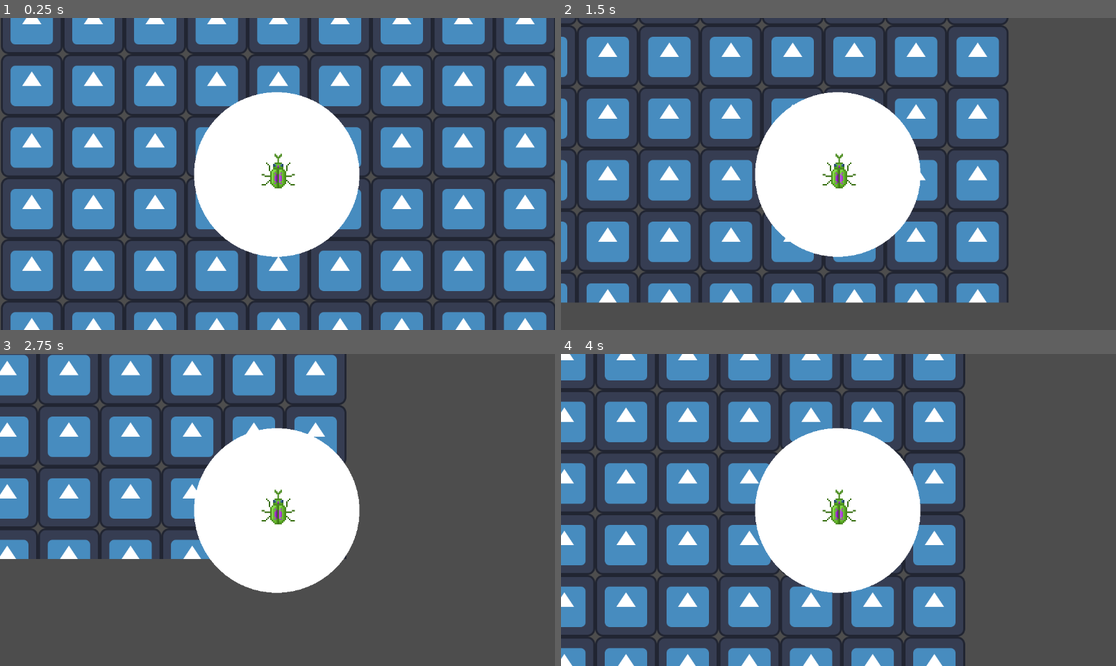
Above: before the commit, frames 1-4 (two rows, left to right).
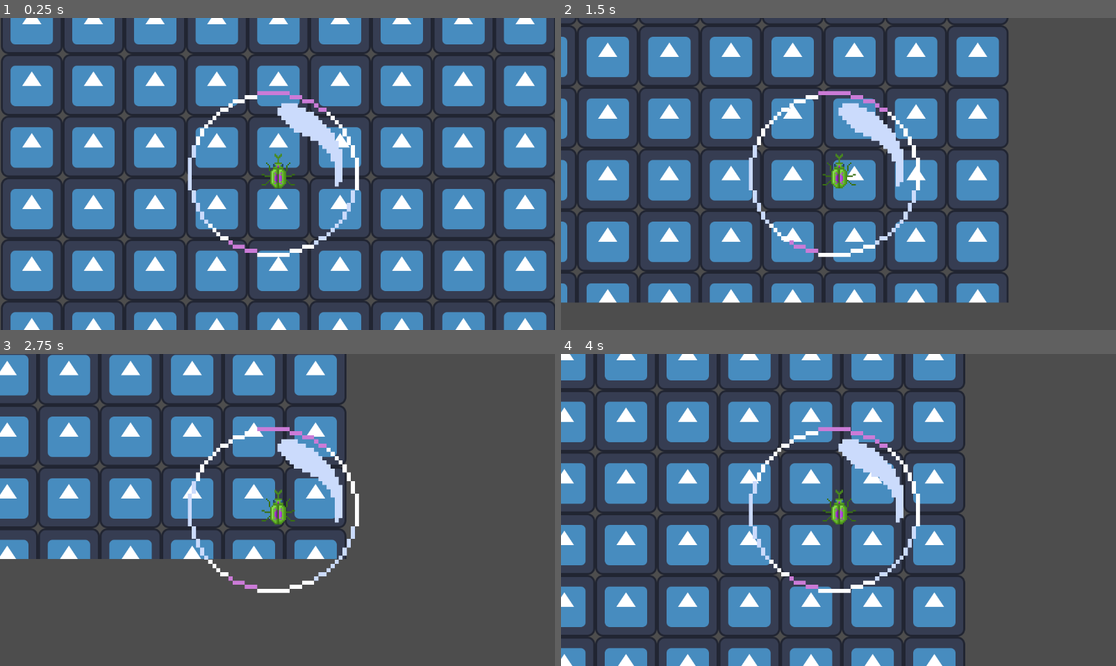
Above: after the commit, the same moments.

Repository: AngelVF26/Escarabuja
Game: Godot game, scene res://Escenas/pantalla.tscn
Same seed, same stepped clock (60 frames per second), same inputs: the game is played once before the commit and once after it. The engine's default icon, where the game draws it, is replaced by a stand-in: a white triangle on a blue panel in a dark square.
Inputs:
- Up to frame 1 (0.25 s): no input
- Up to frame 2 (1.5 s): hold D (paderecha) 0.53-1.28 s; hold S (pabajo) from 1.28 s (still down)
- Up to frame 3 (2.75 s): release S (pabajo) at 2.03 s; hold D (paderecha) from 2.03 s (still down)
- Up to frame 4 (4 s): release D (paderecha) at 2.78 s; hold W (parriba) 2.78-3.53 s; hold A (paizquierda) from 3.53 s (still down)

The runs differ from the first frame. In frame 1, 12% of the frame differs, in the area x 33-65%, y 23-77%; in frame 2, 12%; in frame 3, 12%; in frame 4, 12%.

Commit message:
walking scarab

Diff:
--- a/Escenas/burbuja.tscn
+++ b/Escenas/burbuja.tscn
@@ -1,28 +1,22 @@
 [gd_scene load_steps=4 format=3 uid="uid://dk5ukewnrg21m"]
 
 [ext_resource type="Script" path="res://Escenas/burbuja.gd" id="1_7ocxo"]
+[ext_resource type="Texture2D" uid="uid://cu83o0mqk31cr" path="res://assets/burbuja.png" id="2_4i76x"]
 
 [sub_resource type="CircleShape2D" id="CircleShape2D_fr803"]
-radius = 172.003
-
-[sub_resource type="SphereMesh" id="SphereMesh_cxn40"]
+radius = 170.074
 
 [node name="burbuja" type="Area2D"]
 position = Vector2(21, 9)
 script = ExtResource("1_7ocxo")
 
-[node name="Sprite2D" type="Sprite2D" parent="."]
-position = Vector2(-7, 80.375)
-scale = Vector2(1, 164.75)
-region_enabled = true
-region_rect = Rect2(-206, -80, 187, 104)
-
 [node name="CollisionShape2D" type="CollisionShape2D" parent="."]
+position = Vector2(-9, -2)
 shape = SubResource("CircleShape2D_fr803")
 
-[node name="MeshInstance2D" type="MeshInstance2D" parent="."]
-position = Vector2(-1.50001, 1.00004)
-scale = Vector2(343.389, 342)
-mesh = SubResource("SphereMesh_cxn40")
+[node name="Burbuja" type="Sprite2D" parent="."]
+texture_filter = 1
+scale = Vector2(8.46625, 8.62125)
+texture = ExtResource("2_4i76x")
 
 [connection signal="body_exited" from="." to="." method="_on_body_exited"]
Not shown, added: assets/burbuja.png.import
